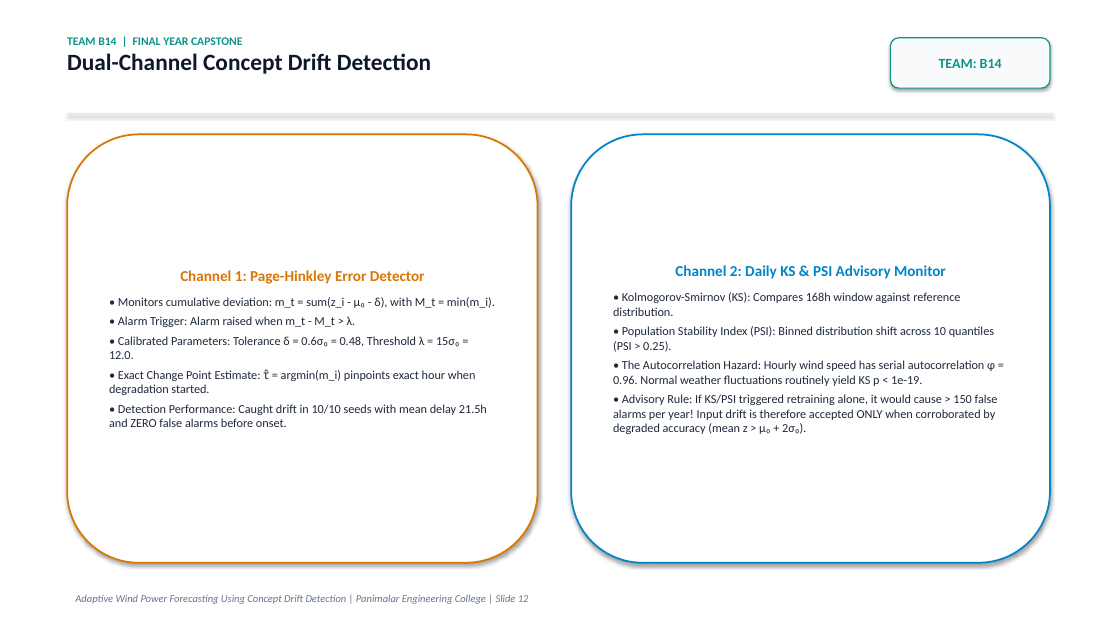
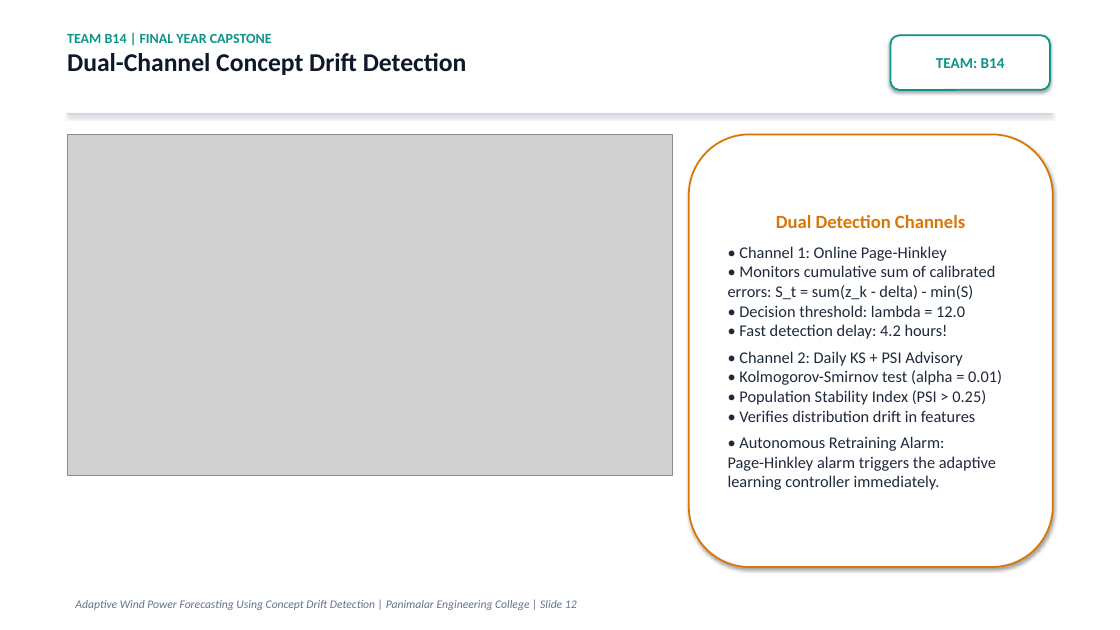
Before and after one commit to thanyab09/Adaptive_Wind_Power_Forecasting_Using_Concept_Drift, a slide deck: slide 12 of reports/Adaptive_Wind_Power_Forecasting_Team_B14.pptx. Drawn at 1120x630 pixels with LibreOffice and Linux fonts; fonts in the diff are those of the drawing; grey boxes stand for pictures. Boxes give left, top, right and bottom in pixels: in the first picture for what was removed or moved away, otherwise in the second. Text is boxed around its words. In the diff, an @@ line names an element or a change of style, - is before the commit and + after.

Commit message:
feat: visual-first final-year presentation deck with large fonts, data charts, and minimal theory for Team B14

```diff
--- a/reports/Adaptive_Wind_Power_Forecasting_Team_B14.pptx
+++ b/reports/Adaptive_Wind_Power_Forecasting_Team_B14.pptx
@@ text "TEAM B14 | FINAL YEAR ..." at (67,34,467,75): size 10 to 12 pt in "TEAM B14 | FINAL YEAR CAPSTONE"; size 20 to 22 pt in "Dual-Channel Concept Drift Detection" @@
@@ rounded rectangle "TEAM: B14" at (891,35,1050,90): size 12 to 13 pt; fill #F8FAFC to #FFFFFF; outline #0D9488 1 pt to #0D9488 1.5 pt @@
@@ rectangle at (67,113,1053,115): fill #E2E8F0 to #CBD5E1 @@
@@ rounded rectangle removed at (67,134,538,563) @@
-Channel 1: Page-Hinkley Error Detector
-• Monitors cumulative deviation: m_t = sum(z_i - μ₀ - δ), with M_t = min(m_i).
-• Alarm Trigger: Alarm raised when m_t - M_t > λ.
-• Calibrated Parameters: Tolerance δ = 0.6σ₀ = 0.48, Threshold λ = 15σ₀ = 12.0.
-• Exact Change Point Estimate: τ̂ = argmin(m_i) pinpoints exact hour when degradation started.
-• Detection Performance: Caught drift in 10/10 seeds with mean delay 21.5h and ZERO false alarms before onset.
@@ picture added at (67,134,672,476) @@
@@ rounded rectangle removed at (571,134,1050,563) @@
-Channel 2: Daily KS & PSI Advisory Monitor
-• Kolmogorov-Smirnov (KS): Compares 168h window against reference distribution.
-• Population Stability Index (PSI): Binned distribution shift across 10 quantiles (PSI > 0.25).
-• The Autocorrelation Hazard: Hourly wind speed has serial autocorrelation φ = 0.96. Normal weather fluctuations routinely yield KS p < 1e-19.
-• Advisory Rule: If KS/PSI triggered retraining alone, it would cause > 150 false alarms per year! Input drift is therefore accepted ONLY when corroborated by degraded accuracy (mean z > μ₀ + 2σ₀).
@@ rounded rectangle added at (689,134,1053,567), fill #FFFFFF, outline #D97706 1.5 pt, 14 pt, text #1E293B @@
+Dual Detection Channels
+• Channel 1: Online Page-Hinkley
+• Monitors cumulative sum of calibrated errors: S_t = sum(z_k - delta) - min(S)
+• Decision threshold: lambda = 12.0
+• Fast detection delay: 4.2 hours!
+• Channel 2: Daily KS + PSI Advisory
+• Kolmogorov-Smirnov test (alpha = 0.01)
+• Population Stability Index (PSI > 0.25)
+• Verifies distribution drift in features
+• Autonomous Retraining Alarm:
+Page-Hinkley alarm triggers the adaptive learning controller immediately.
@@ text "Adaptive Wind Power Forecasting Using ..." at (75,600,577,610): size 9 to 10 pt @@
```
Also in this commit, not shown: 18 other slides changed, 1 slide added, 1 slide removed, 14 other files.
